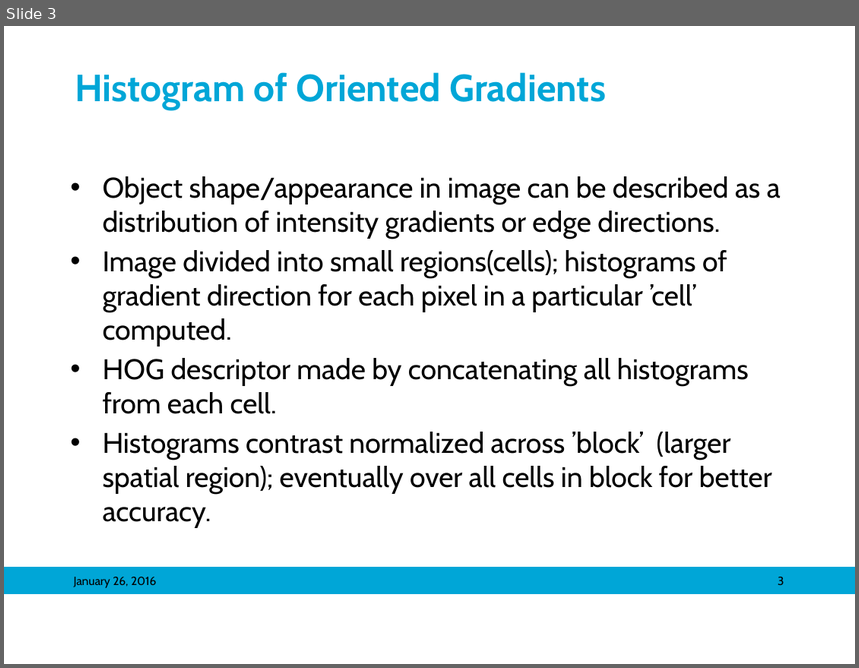
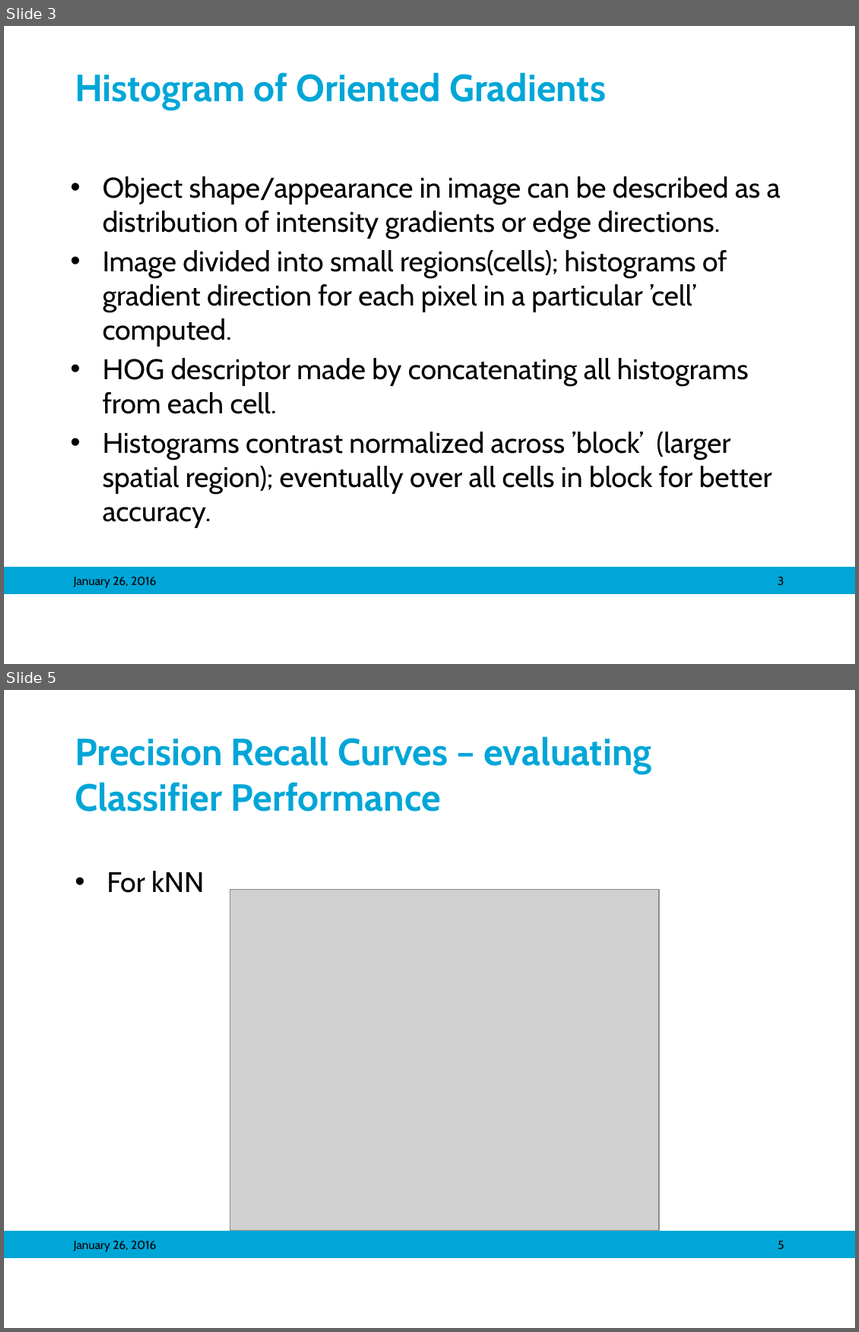
Before and after one commit to mariasv/MM_MedVis_Project, a slide deck: Object Detection in Medical Images.pptx. Shown one above the other, each under a label of ours: slide 3 before the commit, slides 3 and 5 after it; the slides between them are not shown. The pictures are 859x668 and 859x1332 pixels, drawn with LibreOffice and Linux fonts; fonts in the diff are those of the drawing; grey boxes stand for pictures; background and template pictures are left out. Boxes give left, top, right and bottom in pixels: in the first picture for what was removed or moved away, otherwise in the second. Text is boxed around its words. In the diff, an @@ line names an element or a change of style, - is before the commit and + after.

```diff
--- a/Object Detection in Medical Images.pptx
+++ b/Object Detection in Medical Images.pptx
@@ slide 5 added at (4,690,855,1328), background #FFFFFF; not listed: 1 template element that a slide beside it also shows @@
@@ title added at (75,736,652,812), 32 pt, text #00A6D7, bold @@
+Precision Recall Curves – evaluating Classifier Performance
@@ text added at (107,871,204,893), 24 pt, text #000000 @@
+• For kNN
@@ picture added at (230,889,659,1230) @@
@@ text added at (74,1241,157,1252), 10 pt, text #000000 @@
+January 26, 2016
@@ page number added at (778,1241,784,1249), 10 pt, text #000000 @@
+5
```
Also in this commit, not shown: 1 slide changed, 5 other slides added.
